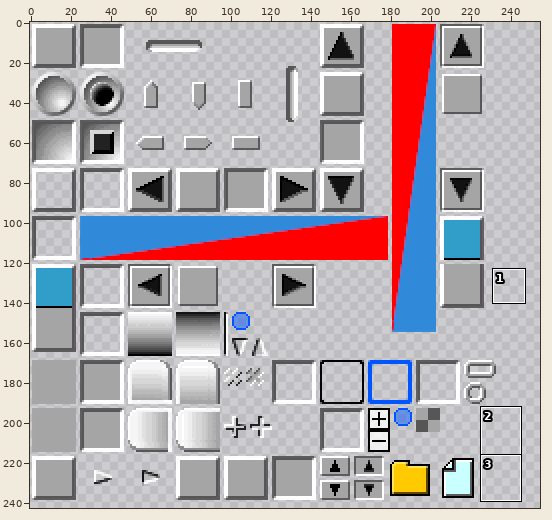
One commit to this sprite sheet: images/GuiDefaultTheme.png. Above: a wide view before the commit, with the close-up outlined.
Close-up. Before the commit:
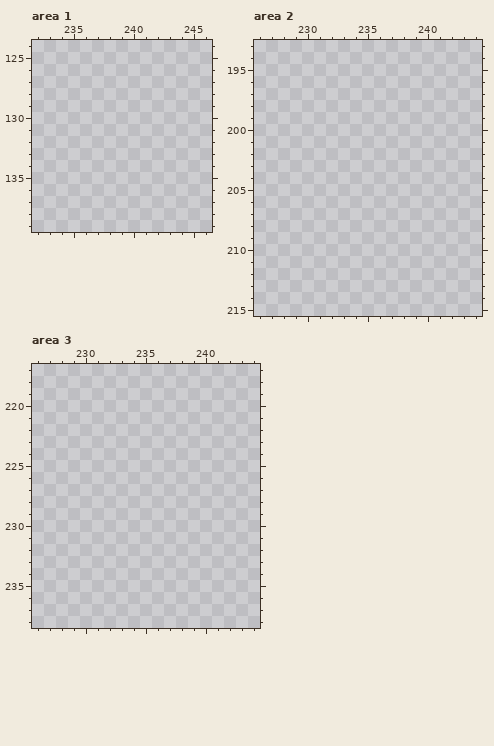
The file is 256x256 pixels. Pixels under 10% opacity are left out. Colours within 5 levels of each other are drawn and written as one. Shown: area 1: x 232..246, y 124..139; area 2: x 226..244, y 193..215; area 3: x 226..244, y 217..238. The wide view leaves out empty margins. The commit also changed other parts of the picture, which this record leaves out.
And afterwards:
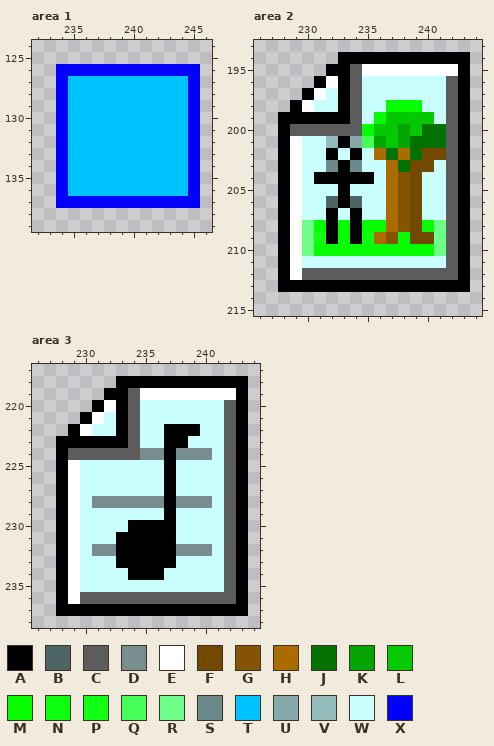
Palette (. is transparent): A #000000  B #4e6565  C #5c5c5c  D #788e8e  E #ffffff  F #734900  G #845400  H #aa6c00  J #027100  K #03a500  L #04c900  M #05ff00  N #0cff0d  P #12ff16  Q #45ff58  R #6dff8a  S #6c8a8a  T #00c3ff  U #86aaaa  V #94bbbb  W #caffff  X #0000ff
Difference:
Changed rows in their new state; - is an unchanged pixel.
Area 1:
first column x 234:
126 XXXXXXXXXXXX
127 XTTTTTTTTTTX
128 XTTTTTTTTTTX
129 XTTTTTTTTTTX
130 XTTTTTTTTTTX
131 XTTTTTTTTTTX
132 XTTTTTTTTTTX
133 XTTTTTTTTTTX
134 XTTTTTTTTTTX
135 XTTTTTTTTTTX
136 XTTTTTTTTTTX
137 XXXXXXXXXXXX
Area 2:
first column x 228:
194 -----AAAAAAAAAAA
195 ----AACEEEEEEEEA
196 ---AEACWWWWWWWCA
197 --AEWACWWWWWWWCA
198 -AEWWACWWMMMWWCA
199 AAAAAACWMLLLLWCA
200 ACCCCCCMLLKLJJCA
201 AEWWVAUQKLKJJJCA
202 AEWWAWAWHJHJFFCA
203 AEWWSASWWHJFFWCA
204 AEWAAAAAWHGFWWCA
205 AEWWWAWWWHGFWWCA
206 AEWWBABWWHGFWWCA
207 AEWWAWAWWHGFWWCA
208 AERMAMAMMHGFMRCA
209 AERPAMANHGMFFRCA
210 AERMMMMMMMMMMRCA
211 AEWWWWWWWWWWWWCA
212 AECCCCCCCCCCCCCA
213 AAAAAAAAAAAAAAAA
Area 3:
first column x 228:
218 -----AAAAAAAAAAA
219 ----AACEEEEEEEEA
220 ---AEACWWWWWWWCA
221 --AEWACWWWWWWWCA
222 -AEWWACWWAAAWWCA
223 AAAAAACWWAAWWWCA
224 ACCCCCCDDADDDWCA
225 AEWWWWWWWAWWWWCA
226 AEWWWWWWWAWWWWCA
227 AEWWWWWWWAWWWWCA
228 AEWDDDDDDADDDWCA
229 AEWWWWWWWAWWWWCA
230 AEWWWWAAAAWWWWCA
231 AEWWWAAAAAWWWWCA
232 AEWDDAAAAADDDWCA
233 AEWWWAAAAAWWWWCA
234 AEWWWWAAAWWWWWCA
235 AEWWWWWWWWWWWWCA
236 AECCCCCCCCCCCCCA
237 AAAAAAAAAAAAAAAA
Boxes around the changes in both close-ups, in picture pixels (x1, y1, x2, y2):
added: (56, 64, 200, 208)
added: (278, 52, 470, 292)
added: (56, 376, 248, 616)
